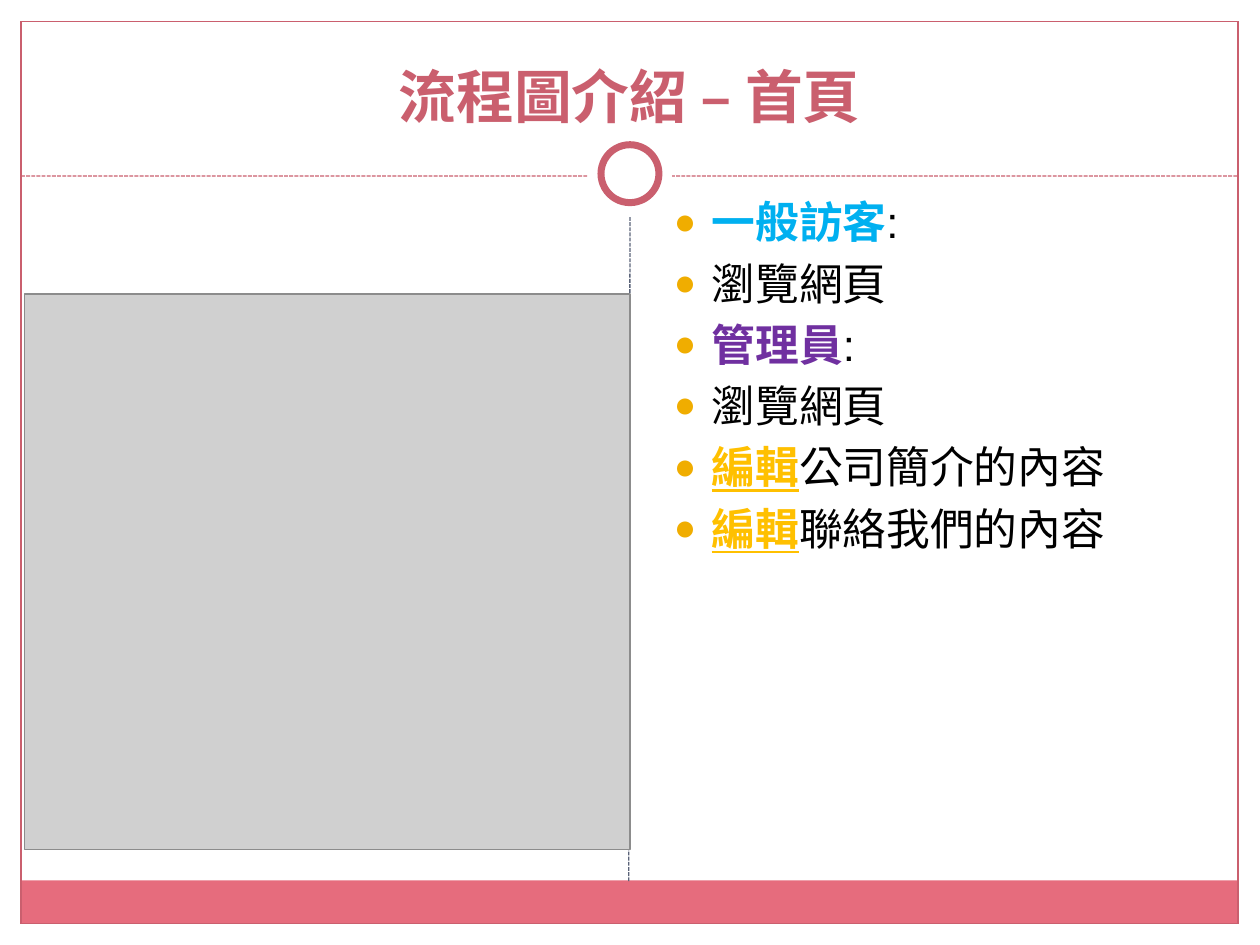
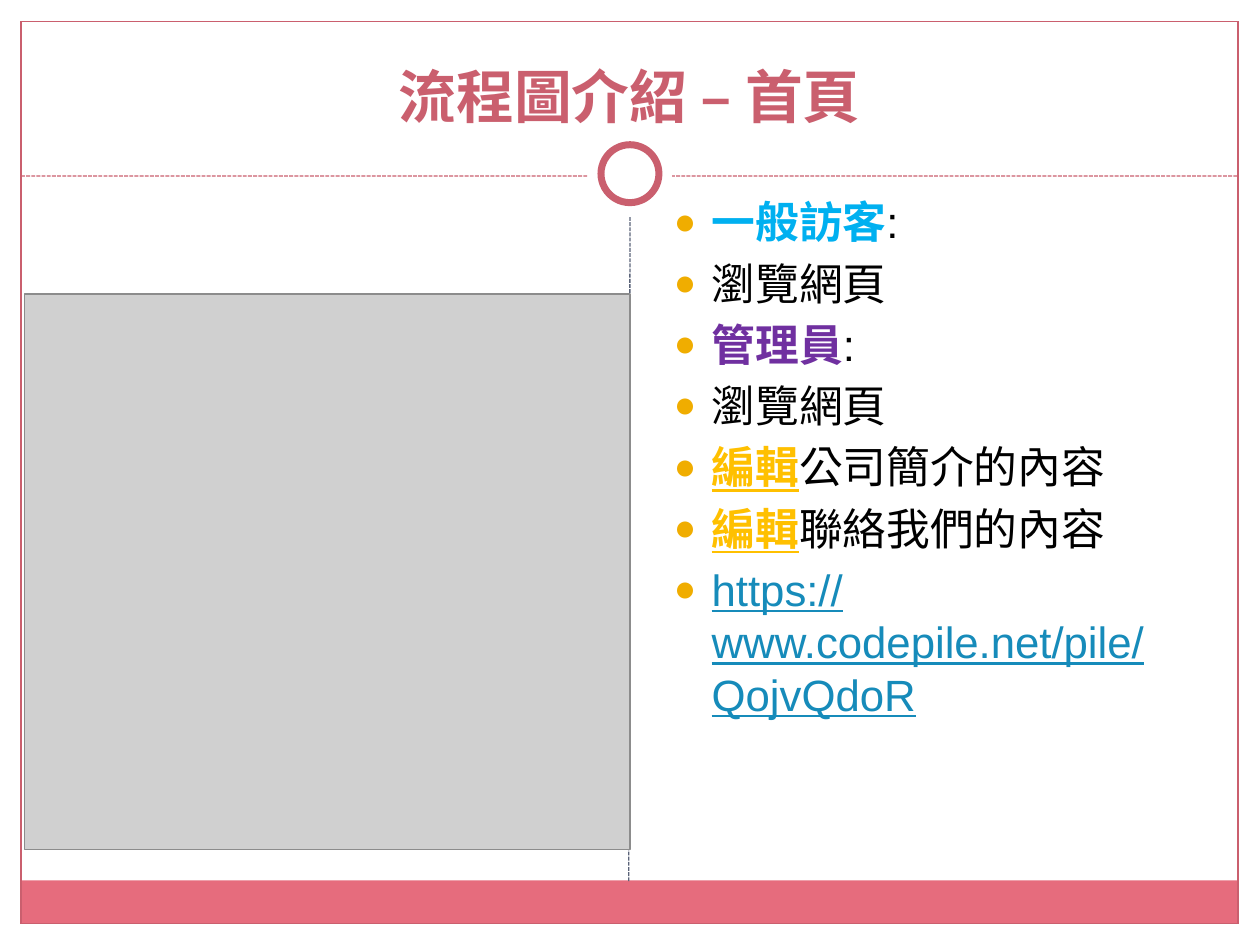
Before and after one commit to tsouleona/gitLab, a slide deck: slide 4 of small_project/data_project/沅淯駿營造有限公司.pptx (slide 3 before the commit). Drawn at 1260x945 pixels with LibreOffice and Linux fonts; fonts in the diff are those of the drawing; grey boxes stand for pictures; background and template pictures are left out. Boxes give left, top, right and bottom in pixels: in the first picture for what was removed or moved away, otherwise in the second. Text is boxed around its words. In the diff, an @@ line names an element or a change of style, - is before the commit and + after.

```diff
--- a/small_project/data_project/沅淯駿營造有限公司.pptx
+++ b/small_project/data_project/沅淯駿營造有限公司.pptx
@@ text at (712, 574, 1144, 720): paragraph added @@
+● https://www.codepile.net/pile/QojvQdoR
```
Also in this commit, not shown: 3 other slides changed, 1 slide removed.
